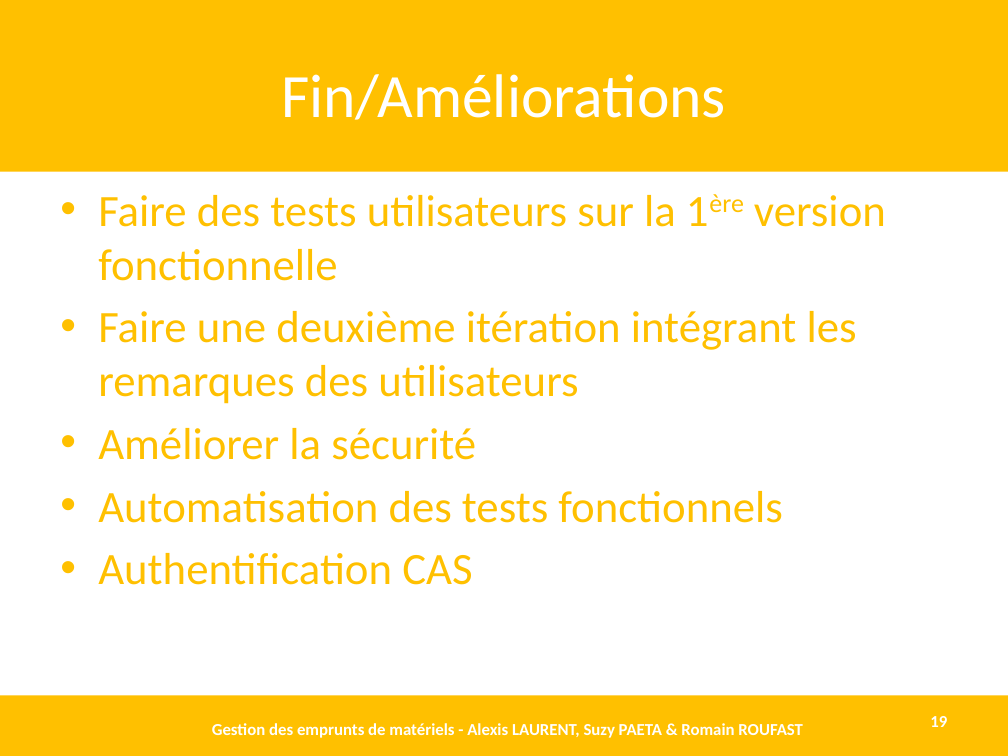
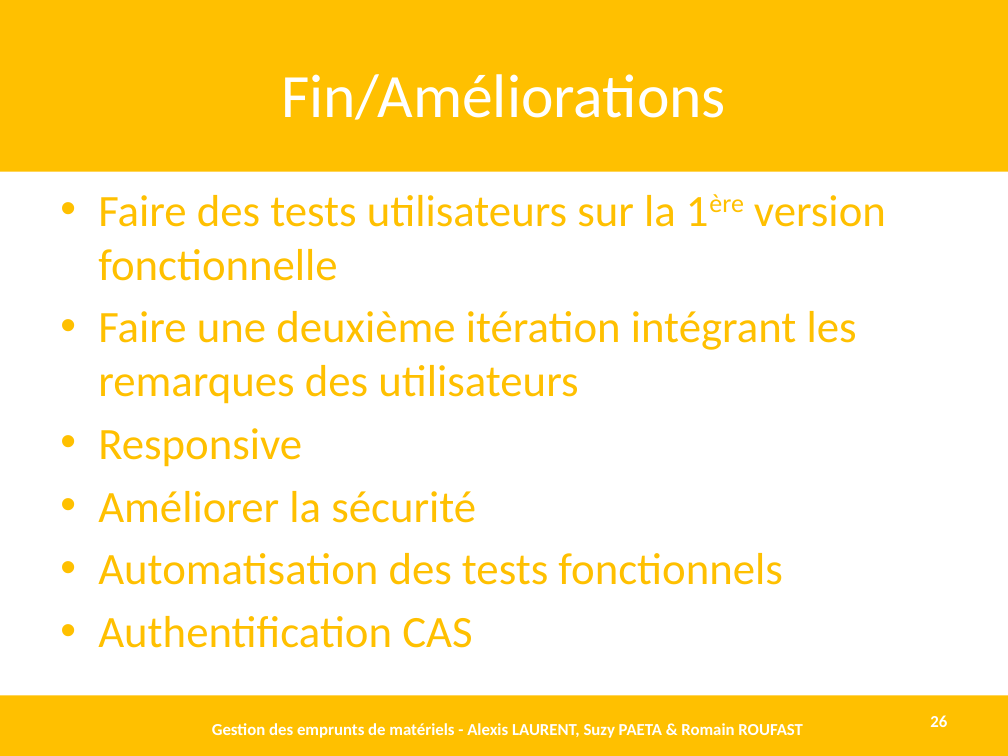
Before and after one commit to AlexisLaurent/Gestion_des_Emprunts, a slide deck: slide 26 of Livrables/D1.3 - DEF.pptx (slide 19 before the commit). Drawn at 1008x756 pixels with LibreOffice and Linux fonts; fonts in the diff are those of the drawing. Boxes give left, top, right and bottom in pixels: in the first picture for what was removed or moved away, otherwise in the second. Text is boxed around its words. In the diff, an @@ line names an element or a change of style, - is before the commit and + after.

```diff
--- a/Livrables/D1.3 - DEF.pptx
+++ b/Livrables/D1.3 - DEF.pptx
@@ text at box(98, 428, 302, 467): paragraph added @@
+• Responsive
@@ page number at box(930, 715, 947, 727): text changed @@
-19
+26
```
Also in this commit, not shown: 5 other slides changed, 7 slides added, 3 other files.
